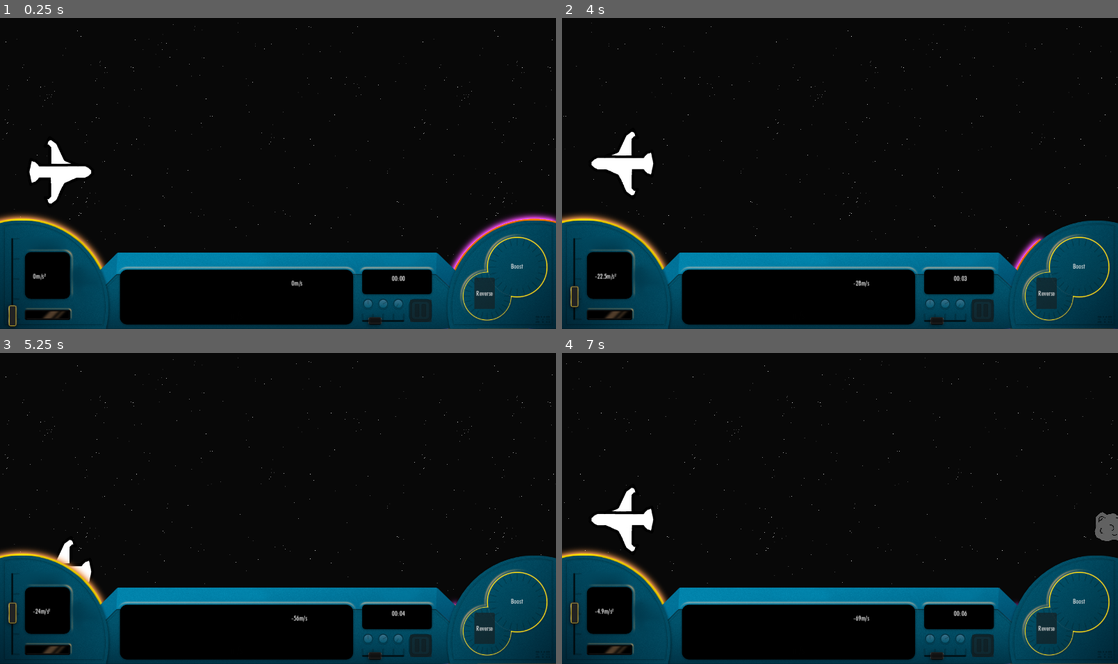
Above: before the commit, frames 1-4 (two rows, left to right).
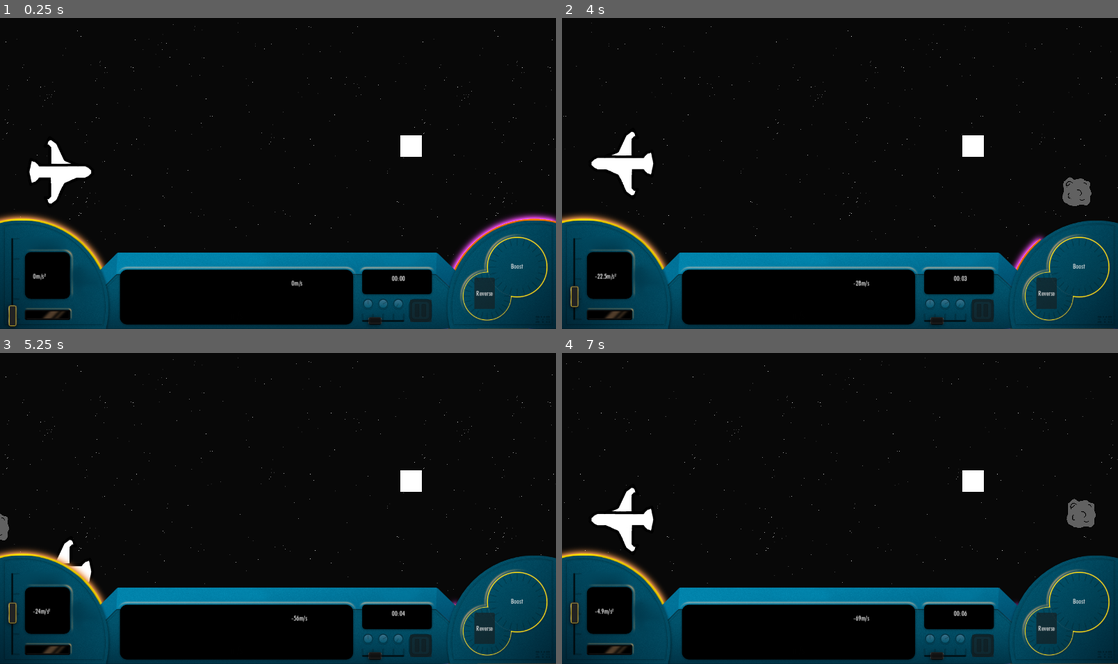
Above: after the commit, the same moments.

Repository: Harmoen/Never-Stop
Game: Godot game, scene res://source/main/main.tscn
Two runs of this game, one before a commit and one after it. Both use one fixed random seed, a clock stepped at 60 frames per second and the inputs below.
Inputs (mouse positions are in pixels of both pictures, inside the frame that each line leads up to):
- Up to frame 1 (0.25 s): no input
- Up to frame 2 (4 s): click "Boost" at 0.5 s; click "Reverse" at 1.25 s; click (984, 310) at 2 s; click "unpause" at 2.75 s; move the mouse to (962, 157) at 3.52 s; press the mouse at (962, 157) at 3.53 s; hold D (throttle_up) from 3.53 s (still down)
- Up to frame 3 (5.25 s): move the mouse to (166, 524) at 4.27 s; release D (throttle_up) at 4.28 s; release the mouse at (166, 524) at 4.28 s; hold S (down) 4.28-5.03 s; click (166, 524) at 4.35 s; move the mouse to (333, 440) at 5.02 s; press the mouse at (333, 440) at 5.03 s; hold D (throttle_up) from 5.03 s (still down)
- Up to frame 4 (7 s): move the mouse to (812, 570) at 5.77 s; release the mouse at (812, 570) at 5.78 s; click (812, 570) at 5.85 s; move the mouse to (1006, 555) at 6.52 s; release D (throttle_up) at 6.53 s; press the mouse at (1006, 555) at 6.53 s; hold S (down) from 6.53 s (still down)

The runs differ from the first frame. In frame 1, 0.3% of the frame differs, in the area x 72-76%, y 37-45%; in frame 2, 0.7%; in frame 3, 0.4%; in frame 4, 1.0%, in the area x 72-100%, y 37-61%.

Commit message:
Added Raycast to asteroids

Diff:
--- a/source/main/main.tscn
+++ b/source/main/main.tscn
@@ -67,3 +67,10 @@
 [node name="SpawnTimer" type="Timer" parent="Obstacle Spawner"]
 wait_time = 3.0
 autostart = true
+
+[node name="ColorRect" type="ColorRect" parent="."]
+custom_minimum_size = Vector2(50, 50)
+offset_left = 921.0
+offset_top = 273.0
+offset_right = 971.0
+offset_bottom = 323.0
--- a/source/objects/obstacle.gd
+++ b/source/objects/obstacle.gd
@@ -1,14 +1,19 @@
 class_name Obstacle
 extends Area2D
+
+@onready var ray_cast_2d: RayCast2D = $RayCast2D
 
 # 5000 speed seems to be the max before it's not visible anymore
 @export var speed = 100
 var direction : Vector2 = Vector2(-1,0)
 var damage : float = 10
+var raycast : RayCast2D
 
 
 func _process(delta: float) -> void:
-	self.position += ((minf(Game.speed,5000) + speed) * direction * delta)
+	var last_position = self.global_position
+	self.global_position += ((minf(Game.speed,5000) + speed) * direction * delta)
+	ray_cast_2d.target_position = last_position - self.global_position
 
 
 func on_collision() -> void:
--- a/source/objects/obstacle.tscn
+++ b/source/objects/obstacle.tscn
@@ -4,14 +4,19 @@
 [ext_resource type="Texture2D" uid="uid://bfgvnmba3ehb3" path="res://assets/textures/placeholder/asteroid.png" id="1_r6umr"]
 
 [sub_resource type="CircleShape2D" id="CircleShape2D_ngben"]
+radius = 28.0179
 
 [node name="Obstacle" type="Area2D"]
 collision_layer = 2
 script = ExtResource("1_ek0w7")
+speed = 1000
+
+[node name="Sprite2D" type="Sprite2D" parent="."]
+scale = Vector2(0.2, 0.2)
+texture = ExtResource("1_r6umr")
 
 [node name="CollisionShape2D" type="CollisionShape2D" parent="."]
 shape = SubResource("CircleShape2D_ngben")
 
-[node name="Sprite2D" type="Sprite2D" parent="."]
-scale = Vector2(0.2, 0.2)
-texture = ExtResource("1_r6umr")
+[node name="RayCast2D" type="RayCast2D" parent="."]
+target_position = Vector2(0, 0)
--- a/source/ui/upgrade_menu.tscn
+++ b/source/ui/upgrade_menu.tscn
@@ -1,8 +1,97 @@
-[gd_scene load_steps=2 format=3 uid="uid://2xq7n61rl5v0"]
+[gd_scene load_steps=7 format=3 uid="uid://2xq7n61rl5v0"]
 
 [ext_resource type="Script" path="res://source/ui/upgrade_menu.gd" id="1_oqch5"]
+[ext_resource type="Texture2D" uid="uid://cru1brghevdhw" path="res://assets/textures/Layer 2.png" id="2_lbu4b"]
+
+[sub_resource type="Animation" id="Animation_ornaw"]
+resource_name = "show_upgrades"
+
+[sub_resource type="Animation" id="Animation_ift4e"]
+resource_name = "hide_upgrades"
+
+[sub_resource type="AnimationLibrary" id="AnimationLibrary_j68rm"]
+_data = {
+"hide_upgrades": SubResource("Animation_ift4e"),
+"show_upgrades": SubResource("Animation_ornaw")
+}
+
+[sub_resource type="StyleBoxFlat" id="StyleBoxFlat_pjndg"]
+bg_color = Color(0, 0, 0, 1)
+border_width_left = 6
+border_width_top = 6
+border_width_right = 6
+border_width_bottom = 6
+border_color = Color(0.0117647, 0.32549, 0.427451, 1)
+corner_radius_top_left = 8
+corner_radius_top_right = 8
+corner_radius_bottom_right = 8
+corner_radius_bottom_left = 8
+expand_margin_left = 8.0
+expand_margin_top = 8.0
+expand_margin_right = 8.0
+expand_margin_bottom = 8.0
 
 [node name="UpgradeMenu" type="CanvasLayer"]
 script = ExtResource("1_oqch5")
 
 [node name="Animation" type="AnimationPlayer" parent="."]
+libraries = {
+"": SubResource("AnimationLibrary_j68rm")
+}
+
+[node name="TextureRect" type="TextureRect" parent="."]
+anchors_preset = 12
+anchor_top = 1.0
+anchor_right = 1.0
+anchor_bottom = 1.0
+offset_top = -251.0
+grow_horizontal = 2
+grow_vertical = 0
+texture = ExtResource("2_lbu4b")
+
+[node name="PanelContainer" type="PanelContainer" parent="."]
+anchors_preset = 8
+anchor_left = 0.5
+anchor_top = 0.5
+anchor_right = 0.5
+anchor_bottom = 0.5
+offset_left = -106.5
+offset_top = -120.0
+offset_right = 106.5
+offset_bottom = 120.0
+grow_horizontal = 2
+grow_vertical = 2
+theme_override_styles/panel = SubResource("StyleBoxFlat_pjndg")
+
+[node name="Label" type="Label" parent="PanelContainer"]
+layout_mode = 2
+text = "Upgrade:
++25 m/s²"
+
+[node name="PanelContainer2" type="PanelContainer" parent="."]
+anchors_preset = 8
+anchor_left = 0.5
+anchor_top = 0.5
+anchor_right = 0.5
+anchor_bottom = 0.5
+offset_left = -357.0
+offset_top = -120.0
+offset_right = -144.0
+offset_bottom = 120.0
+grow_horizontal = 2
+grow_vertical = 2
+theme_override_styles/panel = SubResource("StyleBoxFlat_pjndg")
+
+[node name="PanelContainer3" type="PanelContainer" parent="."]
+anchors_preset = 8
+anchor_left = 0.5
+anchor_top = 0.5
+anchor_right = 0.5
+anchor_bottom = 0.5
+offset_left = 144.0
+offset_top = -120.0
+offset_right = 357.0
+offset_bottom = 120.0
+grow_horizontal = 2
+grow_vertical = 2
+theme_override_styles/panel = SubResource("StyleBoxFlat_pjndg")
Not shown, removed: assets/textures/.Layer 2.png-autosave.kra
